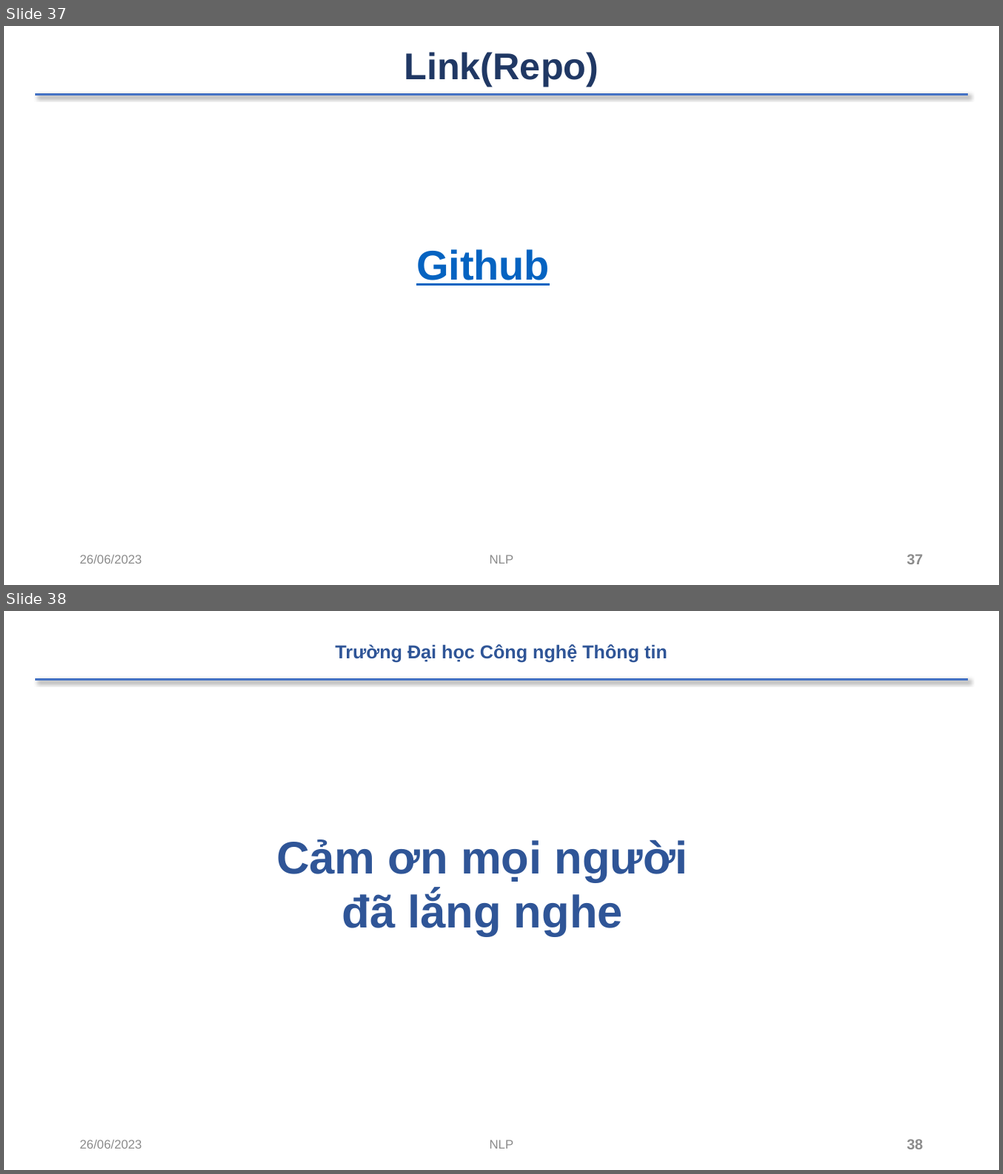
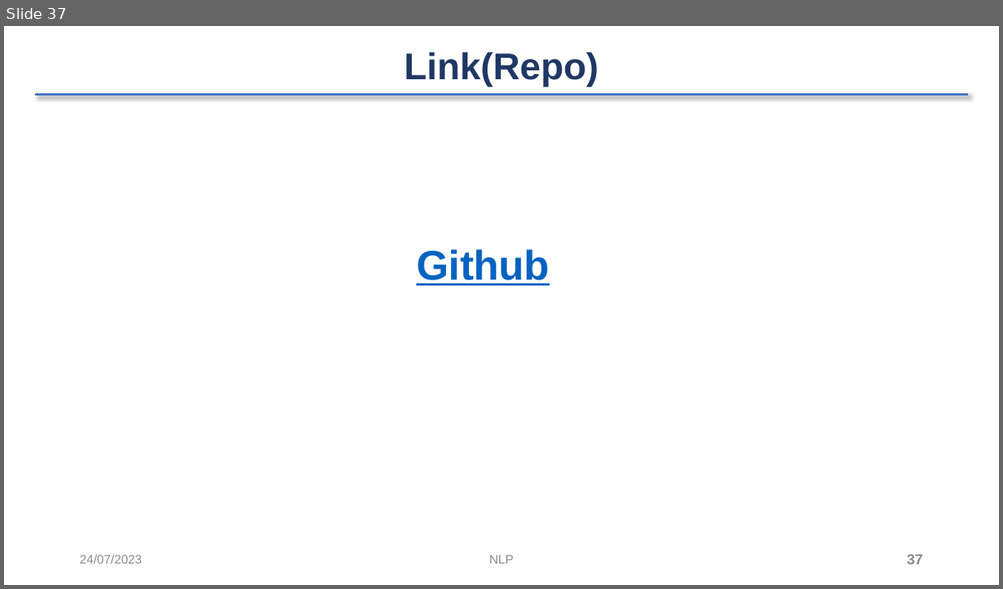
Before and after one commit to 4ursmile/DefSent-NLP, a slide deck: NLP-DEFSENT.pptx. Shown one above the other, each under a label of ours: slides 37 and 38 before the commit, slide 37 after it. The pictures are 1003x1174 and 1003x589 pixels, drawn with LibreOffice and Linux fonts; fonts in the diff are those of the drawing; background and template pictures are left out. Boxes give left, top, right and bottom in pixels: in the first picture for what was removed or moved away, otherwise in the second. Text is boxed around its words. In the diff, an @@ line names an element or a change of style, - is before the commit and + after.

```diff
--- a/NLP-DEFSENT.pptx
+++ b/NLP-DEFSENT.pptx
@@ slide 38 removed at bbox=[4, 611, 999, 1170], background #FFFFFF; not listed: 1 template element that a slide beside it also shows @@
@@ text removed at bbox=[335, 644, 667, 663] @@
-Trường Đại học Công nghệ Thông tin
@@ text removed at bbox=[276, 840, 688, 937] @@
-Cảm ơn mọi người đã lắng nghe
@@ text removed at bbox=[79, 1140, 142, 1149] @@
-26/06/2023
@@ text removed at bbox=[489, 1140, 514, 1149] @@
-NLP
@@ page number removed at bbox=[907, 1139, 923, 1150] @@
-38
@@ slide 37 changed as well @@
@@ text at bbox=[79, 555, 142, 564]: text changed @@
-26/06/2023
+24/07/2023
```
Also in this commit, not shown: 35 other slides changed, 4 slides added, 1 other slide removed, 2 other files.
